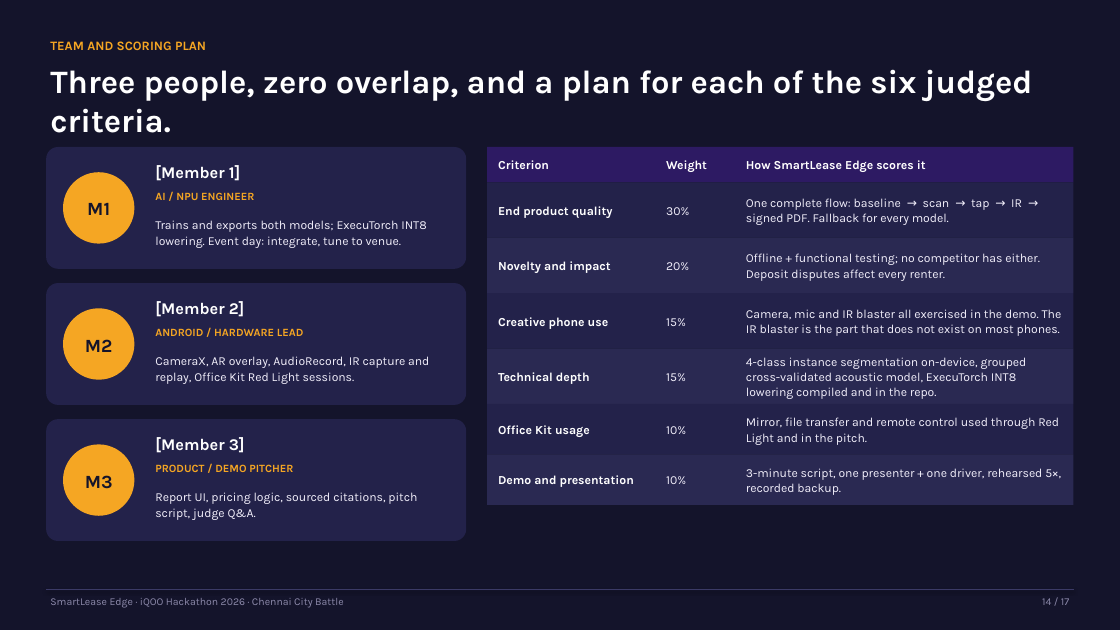
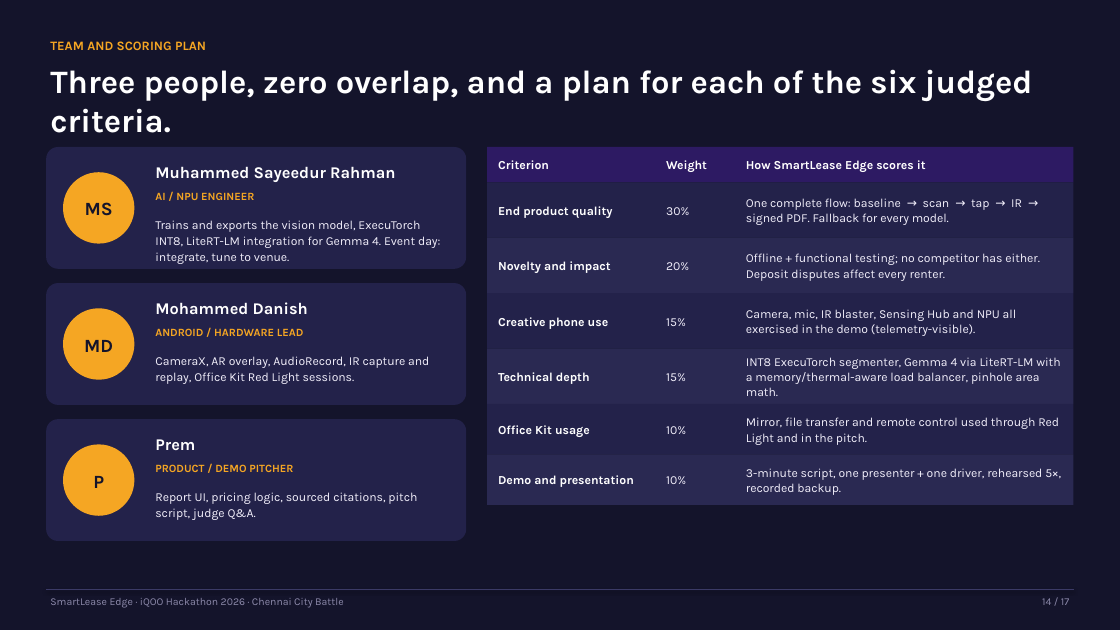
Before and after one commit to muhammedsayeedurrahman/smartlease-edge-chennai, a slide deck: slide 14 of docs/pitch/SmartLease-Edge-iQOO-Hackathon-2026.pptx. Drawn at 1120x630 pixels with LibreOffice and Linux fonts; fonts in the diff are those of the drawing. Boxes give left, top, right and bottom in pixels: in the first picture for what was removed or moved away, otherwise in the second. Text is boxed around its words. In the diff, an @@ line names an element or a change of style, - is before the commit and + after.

```diff
--- a/docs/pitch/SmartLease-Edge-iQOO-Hackathon-2026.pptx
+++ b/docs/pitch/SmartLease-Edge-iQOO-Hackathon-2026.pptx
@@ text at (155,166,396,182): text changed @@
-[Member 1]
+Muhammed Sayeedur Rahman
@@ text at (85,202,113,216): text changed @@
-M1
+MS
@@ text at (155,220,440,264): text changed @@
-Trains and exports both models; ExecuTorch INT8 lowering. Event day: integrate, tune to venue.
+Trains and exports the vision model, ExecuTorch INT8, LiteRT-LM integration for Gemma 4. Event day: integrate, tune to venue.
@@ text at (155,302,308,314): text changed @@
-[Member 2]
+Mohammed Danish
@@ text at (746,309,1017,336): text changed @@
-Camera, mic and IR blaster all exercised in the demo. The IR blaster is the part that does not exist on most phones.
+Camera, mic, IR blaster, Sensing Hub and NPU all exercised in the demo (telemetry-visible).
@@ text at (84,340,113,352): text changed @@
-M2
+MD
@@ text at (746,357,1060,396): text changed @@
-4-class instance segmentation on-device, grouped cross-validated acoustic model, ExecuTorch INT8 lowering compiled and in the repo.
+INT8 ExecuTorch segmenter, Gemma 4 via LiteRT-LM with a memory/thermal-aware load balancer, pinhole area math.
@@ text at (155,439,195,450): text changed @@
-[Member 3]
+Prem
@@ text at (93,476,104,488): text changed @@
-M3
+P
```
Also in this commit, not shown: 14 other slides changed.
